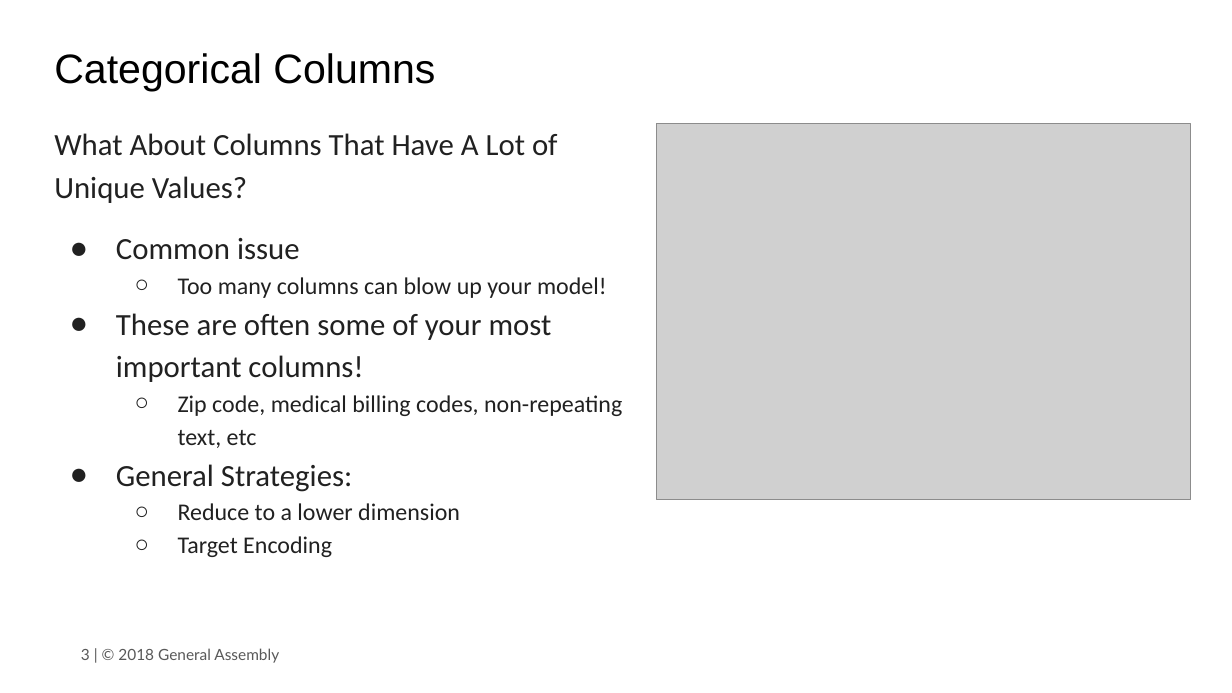
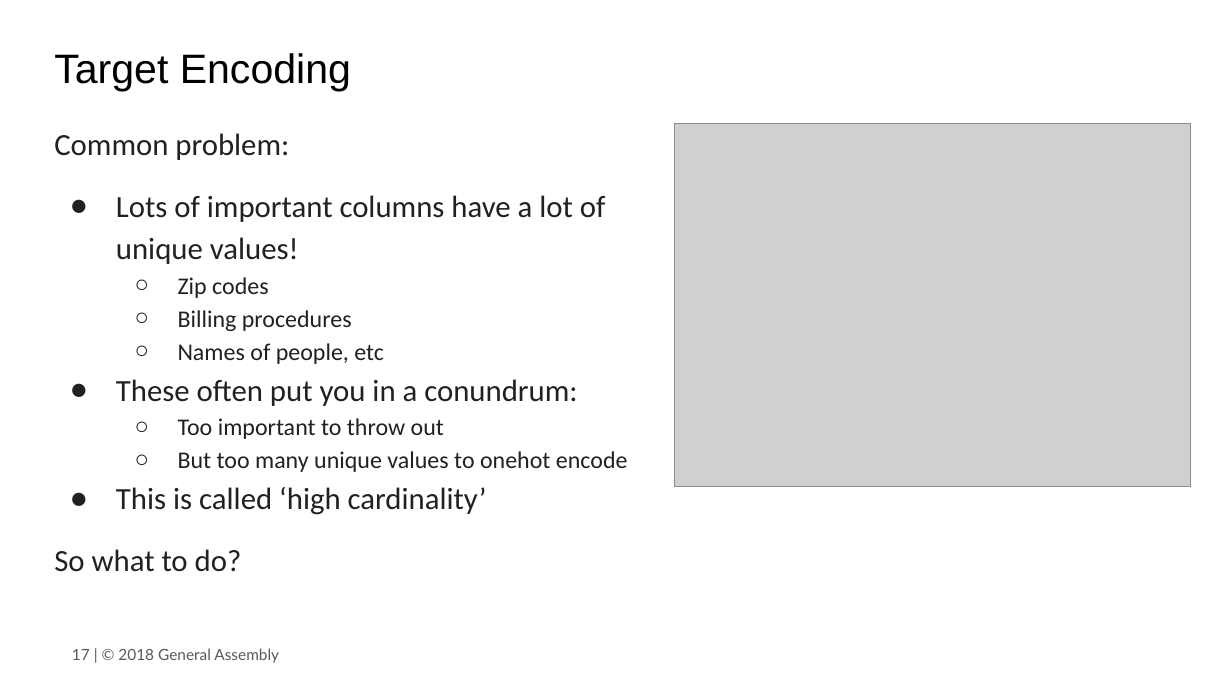
Before and after one commit to JonathanBechtel/DAT-10-14, a slide deck: slide 17 of class material/Unit3/Class13/DAT Class 13.pptx (slide 3 before the commit). Drawn at 1232x693 pixels with LibreOffice and Linux fonts; fonts in the diff are those of the drawing; grey boxes stand for pictures. Boxes give left, top, right and bottom in pixels: in the first picture for what was removed or moved away, otherwise in the second. Text is boxed around its words. In the diff, an @@ line names an element or a change of style, - is before the commit and + after.

```diff
--- a/class material/Unit3/Class13/DAT Class 13.pptx
+++ b/class material/Unit3/Class13/DAT Class 13.pptx
@@ title at (54,53,351,91): text changed @@
-Categorical Columns
+Target Encoding
@@ text at (54,133,628,572): text changed; size 14 to 18 pt @@
-What About Columns That Have A Lot of Unique Values?
-● Common issue
-  ○ Too many columns can blow up your model!
-● These are often some of your most important columns!
-  ○ Zip code, medical billing codes, non-repeating text, etc
-● General Strategies:
-  ○ Reduce to a lower dimension
-  ○ Target Encoding
+Common problem:
+● Lots of important columns have a lot of unique values!
+  ○ Zip codes
+  ○ Billing procedures
+  ○ Names of people, etc
+● These often put you in a conundrum:
+  ○ Too important to throw out
+  ○ But too many unique values to onehot encode
+● This is called ‘high cardinality’
+So what to do?
@@ picture: place and size @@
-picture at (657,123,1191,499)
+picture at (675,123,1191,487)
@@ text at (72,648,279,663): text changed @@
-3 | © 2018 General Assembly
+17 | © 2018 General Assembly
```
Also in this commit, not shown: 16 slides added, 2 slides removed, 13 other files.
